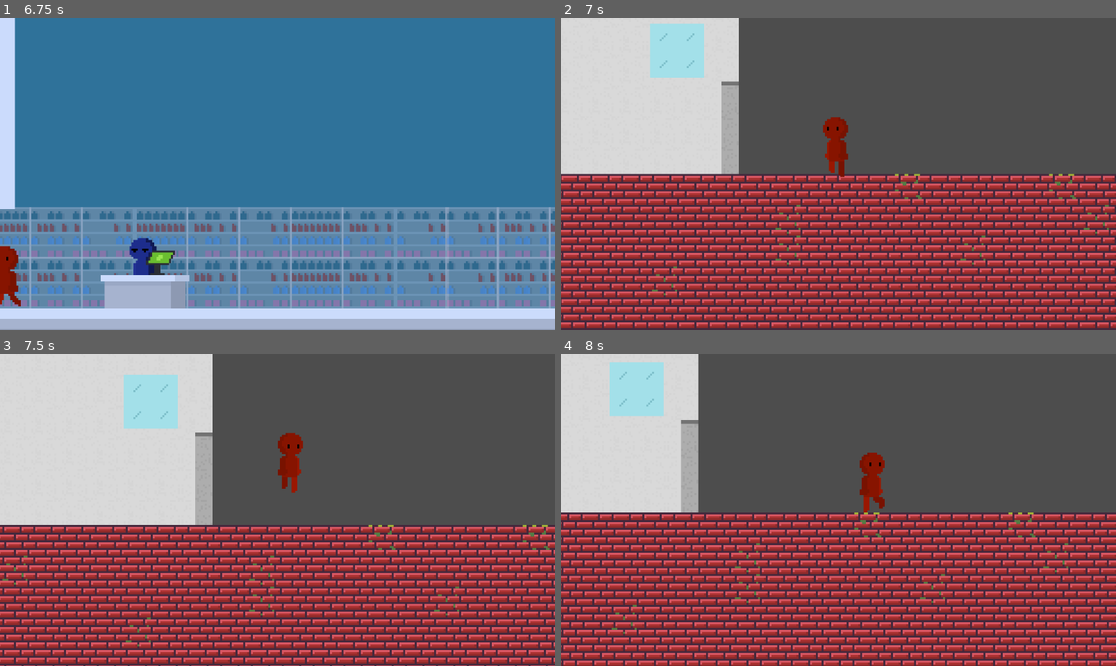
Above: before the commit, frames 1-4 (two rows, left to right).
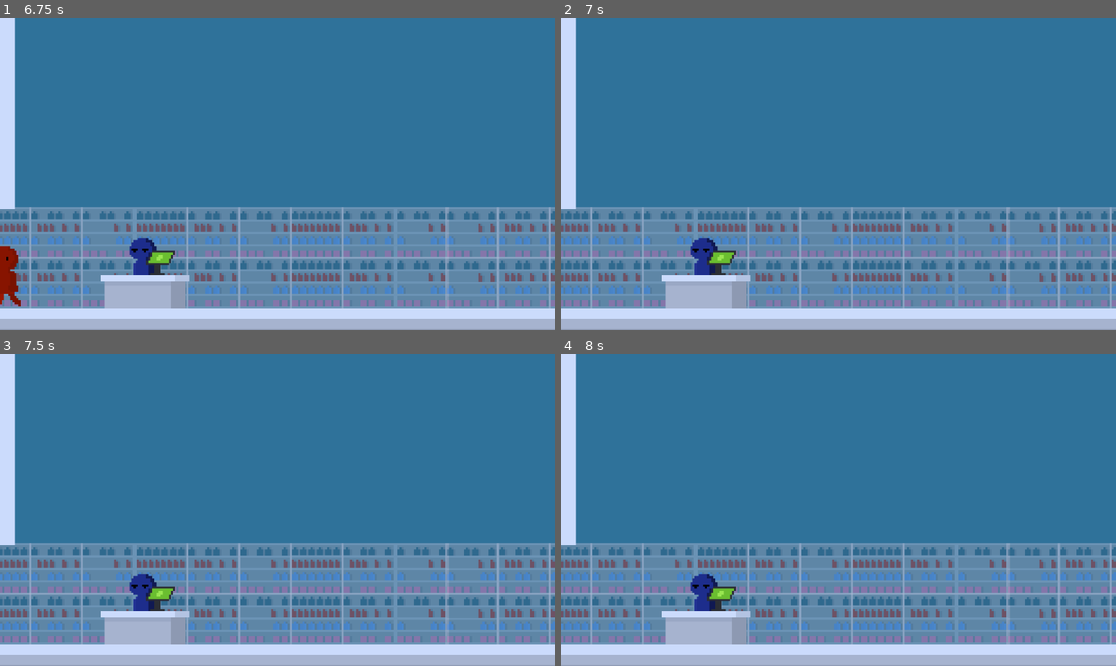
Above: after the commit, the same moments.

Repository: ratmanZorry/GJL-game-parade-game
Game: Godot game, scene res://scenes/grocery_store.tscn
Two runs of this game, one before a commit and one after it. Both use one fixed random seed, a clock stepped at 60 frames per second and the inputs below. This scene is started directly instead of the project's main scene.
Inputs:
- Up to frame 1 (6.75 s): hold Right (right) 0.53-2.03 s; tap Space (dialogue) at 0.6, 1.35, 2.1, 2.75, 2.85, 3.6, 4.35, 5.1, 5.85, 6.6 s; tap Enter at 2, 3.5 s; hold A (left) 2.03-2.78 s; hold Right (right) 2.78-4.28 s; hold A (left) 4.28-5.03 s; hold Right (right) 5.03-5.78 s; hold A (left) from 5.78 s (still down)
- Up to frame 2 (7 s): keep holding A (left)
- Up to frame 3 (7.5 s): release A (left) at 7.28 s; hold Right (right) from 7.28 s (still down); tap Space (dialogue) at 7.35 s
- Up to frame 4 (8 s): keep holding Right (right)

Frame 1 is identical in both runs. In frame 2, 100% of the frame differs, in the area x 0-100%, y 0-100%; in frame 3, 100%; in frame 4, 100%.

Commit message:
AQHAHDHGHJSGDH

Diff:
--- a/loop-maintainer/scenes/grocery_store.tscn
+++ b/loop-maintainer/scenes/grocery_store.tscn
@@ -1,10 +1,9 @@
-[gd_scene load_steps=26 format=3 uid="uid://ccyb2yo0pxon3"]
+[gd_scene load_steps=25 format=3 uid="uid://ccyb2yo0pxon3"]
 
 [ext_resource type="Texture2D" uid="uid://s0b8axcrevre" path="res://sprites/grocery_store_floor.png" id="1_v33jl"]
 [ext_resource type="Texture2D" uid="uid://bemb020csaa0m" path="res://sprites/cashier.png" id="2_wf4cn"]
 [ext_resource type="PackedScene" uid="uid://blds3ousifp5w" path="res://scenes/transfer_area.tscn" id="2_x0xxj"]
 [ext_resource type="Texture2D" uid="uid://pw2ydvscff3x" path="res://sprites/shelf_2.png" id="3_biarb"]
-[ext_resource type="PackedScene" uid="uid://b1gf36s45q30l" path="res://scenes/main.tscn" id="3_k5xca"]
 [ext_resource type="Texture2D" uid="uid://byb0ekikshcff" path="res://sprites/shelf_1.png" id="4_5dc52"]
 [ext_resource type="Texture2D" uid="uid://by2rllra5la2l" path="res://sprites/shelf_3.png" id="5_k6thg"]
 [ext_resource type="PackedScene" uid="uid://bd27q2d1ytent" path="res://scenes/player.tscn" id="6_5dc52"]
@@ -47,36 +46,42 @@
 script = ExtResource("8_10eql")
 text = "Um, hi!"
 profile = ExtResource("9_6mn44")
+is_one_shot = false
 metadata/_custom_type_script = "uid://cbpoo80fjfr4m"
 
 [sub_resource type="Resource" id="Resource_g4ymn"]
 script = ExtResource("8_10eql")
 text = "Hello sir will that be all?"
 profile = ExtResource("10_dhkcc")
+is_one_shot = false
 metadata/_custom_type_script = "uid://cbpoo80fjfr4m"
 
 [sub_resource type="Resource" id="Resource_n8a13"]
 script = ExtResource("8_10eql")
 text = "Yep!"
 profile = ExtResource("11_g4ymn")
+is_one_shot = false
 metadata/_custom_type_script = "uid://cbpoo80fjfr4m"
 
 [sub_resource type="Resource" id="Resource_x0xxj"]
 script = ExtResource("8_10eql")
 text = "Cash or card?"
 profile = ExtResource("10_dhkcc")
+is_one_shot = false
 metadata/_custom_type_script = "uid://cbpoo80fjfr4m"
 
 [sub_resource type="Resource" id="Resource_k5xca"]
 script = ExtResource("8_10eql")
 text = "Uh, I'm pretty broke right now so could you please bill me when I have money?"
 profile = ExtResource("12_n8a13")
+is_one_shot = false
 metadata/_custom_type_script = "uid://cbpoo80fjfr4m"
 
 [sub_resource type="Resource" id="Resource_y2ovd"]
 script = ExtResource("8_10eql")
 text = "Couldn't care less sir have a good day."
 profile = ExtResource("10_dhkcc")
+is_one_shot = false
 metadata/_custom_type_script = "uid://cbpoo80fjfr4m"
 
 [node name="grocery_store" type="Node2D"]
@@ -101,7 +106,6 @@
 
 [node name="transfer_area" parent="." instance=ExtResource("2_x0xxj")]
 position = Vector2(-224, -25)
-transfer_scene = ExtResource("3_k5xca")
 transfer_position = Vector2(2460, 32)
 
 [node name="CollisionShape2D" type="CollisionShape2D" parent="transfer_area"]
--- a/loop-maintainer/scenes/house.tscn
+++ b/loop-maintainer/scenes/house.tscn
@@ -8,7 +8,6 @@
 [ext_resource type="Script" uid="uid://cbpoo80fjfr4m" path="res://scripts/dialogue_line.gd" id="6_ptc3g"]
 [ext_resource type="Texture2D" uid="uid://bips5r3dapnid" path="res://sprites/player_profile.png" id="7_wcu0q"]
 [ext_resource type="Script" uid="uid://ddoux000vuw02" path="res://scripts/transfer_area.gd" id="8_wcu0q"]
-[ext_resource type="PackedScene" uid="uid://b1gf36s45q30l" path="res://scenes/main.tscn" id="9_bwc8c"]
 
 [sub_resource type="TileSetAtlasSource" id="TileSetAtlasSource_qtlar"]
 texture = ExtResource("1_d7po0")
@@ -59,12 +58,14 @@
 script = ExtResource("6_ptc3g")
 text = "Man, I sure am hungry"
 profile = ExtResource("7_wcu0q")
+is_one_shot = false
 metadata/_custom_type_script = "uid://cbpoo80fjfr4m"
 
 [sub_resource type="Resource" id="Resource_ptc3g"]
 script = ExtResource("6_ptc3g")
 text = "I should go to the grocery store to buy some cheese"
 profile = ExtResource("7_wcu0q")
+is_one_shot = false
 metadata/_custom_type_script = "uid://cbpoo80fjfr4m"
 
 [sub_resource type="RectangleShape2D" id="RectangleShape2D_wcu0q"]
@@ -109,7 +110,7 @@
 
 [node name="transfer_area" type="Area2D" parent="."]
 script = ExtResource("8_wcu0q")
-transfer_scene = ExtResource("9_bwc8c")
+transfer_scene_path = "res://scenes/main.tscn"
 transfer_position = Vector2(-60, 48)
 
 [node name="CollisionShape2D" type="CollisionShape2D" parent="transfer_area"]
--- a/loop-maintainer/scenes/main.tscn
+++ b/loop-maintainer/scenes/main.tscn
@@ -17,7 +17,6 @@
 [ext_resource type="PackedScene" uid="uid://bd1152v6j1pkl" path="res://scenes/rusted_little_spike.tscn" id="13_trceg"]
 [ext_resource type="Texture2D" uid="uid://ckeym6l54ht6h" path="res://sprites/wall_block.png" id="16_jbj1t"]
 [ext_resource type="PackedScene" uid="uid://blds3ousifp5w" path="res://scenes/transfer_area.tscn" id="17_muem4"]
-[ext_resource type="PackedScene" uid="uid://c4bjb78kcpkhn" path="res://scenes/house.tscn" id="18_dp3eg"]
 
 [sub_resource type="TileSetAtlasSource" id="TileSetAtlasSource_sugp2"]
 texture = ExtResource("2_0wfyh")
@@ -360,7 +359,7 @@
 
 [node name="transfer_area" parent="." instance=ExtResource("17_muem4")]
 position = Vector2(-126, 27)
-transfer_scene = ExtResource("18_dp3eg")
+transfer_scene_path = "res://scenes/house.tscn"
 transfer_position = Vector2(90, 48)
 
 [node name="CollisionShape2D" type="CollisionShape2D" parent="transfer_area"]
--- a/loop-maintainer/scripts/dialogue_line.gd
+++ b/loop-maintainer/scripts/dialogue_line.gd
@@ -2,3 +2,4 @@
 class_name DialogueLine
 @export var text: String
 @export var profile: Texture2D
+@export var is_one_shot: bool
--- a/loop-maintainer/scripts/dialogue_manager.gd
+++ b/loop-maintainer/scripts/dialogue_manager.gd
@@ -7,13 +7,17 @@
 @export var start_dialogue: Array[DialogueLine]
 @onready var dialogue_box: Node2D = get_tree().get_first_node_in_group("dialogue_box")
 
+var used_loop := -1 # this is the loop where the dialogue already happened
+
 
 func _ready() -> void:
 	await get_tree().create_timer(pre_dialogue_wait_time).timeout
-	for line in start_dialogue:
-		emit_signal("dialogue", line.text, line.profile)
-		await wait_for_dialogue_key()
-	emit_signal("dialogue_end")
+	if used_loop < GameManager.loop_number:
+		for line in start_dialogue:
+			emit_signal("dialogue", line.text, line.profile)
+			await wait_for_dialogue_key()
+		emit_signal("dialogue_end")
+		GameManager.loop_number += 1
 
 func wait_for_dialogue_key() -> void:
 	while true:
--- a/loop-maintainer/scripts/game_manager.gd
+++ b/loop-maintainer/scripts/game_manager.gd
@@ -3,6 +3,10 @@
 var should_spawn_obstacles := false
 var did_game_start := false
 
+var next_player_spawn_position: Vector2 = Vector2.INF
+
+var loop_number = 0
+
 func _ready() -> void:
 	#await get_tree().create_timer(3).timeout
 	#should_spawn_obstacles = true
--- a/loop-maintainer/scripts/player.gd
+++ b/loop-maintainer/scripts/player.gd
@@ -18,13 +18,13 @@
 
 var is_dead := false
 
-var spawn_location
-
+var spawn_location := Vector2.ZERO
 
 func _ready():
-	spawn_location = global_position
+	if GameManager.next_player_spawn_position != Vector2.INF:
+		global_position = GameManager.next_spawn_position
+		GameManager.next_spawn_position = Vector2.INF
 	anim.play("idle")
-	global_position = spawn_location
 
 func _physics_process(delta: float):
 	if is_dead:
--- a/loop-maintainer/scripts/transfer_area.gd
+++ b/loop-maintainer/scripts/transfer_area.gd
@@ -1,14 +1,19 @@
 extends Area2D
 
-@export var transfer_scene: PackedScene
+@export var transfer_scene_path: String
+var transfer_scene: PackedScene
 
 @export var transfer_position: Vector2
 
 func _on_body_entered(body: Node2D) -> void:
+	transfer_scene = load(transfer_scene_path)
 	if not body is CharacterBody2D:
 		return
+
+	if body.is_in_group("player"):
+		GameManager.next_player_spawn_position = transfer_position
+		get_tree().change_scene_to_packed(transfer_scene)
+
 	set_deferred("monitoring", false)
 	await get_tree().create_timer(0.1).timeout
 	get_tree().change_scene_to_packed(transfer_scene)
-	if body.is_in_group("player"):
-		body.spawn_location = transfer_position
Not shown: 1 places in loop-maintainer/scenes/house.tscn that only renumber resources
Not shown: 1 places in loop-maintainer/scenes/main.tscn that only renumber resources
